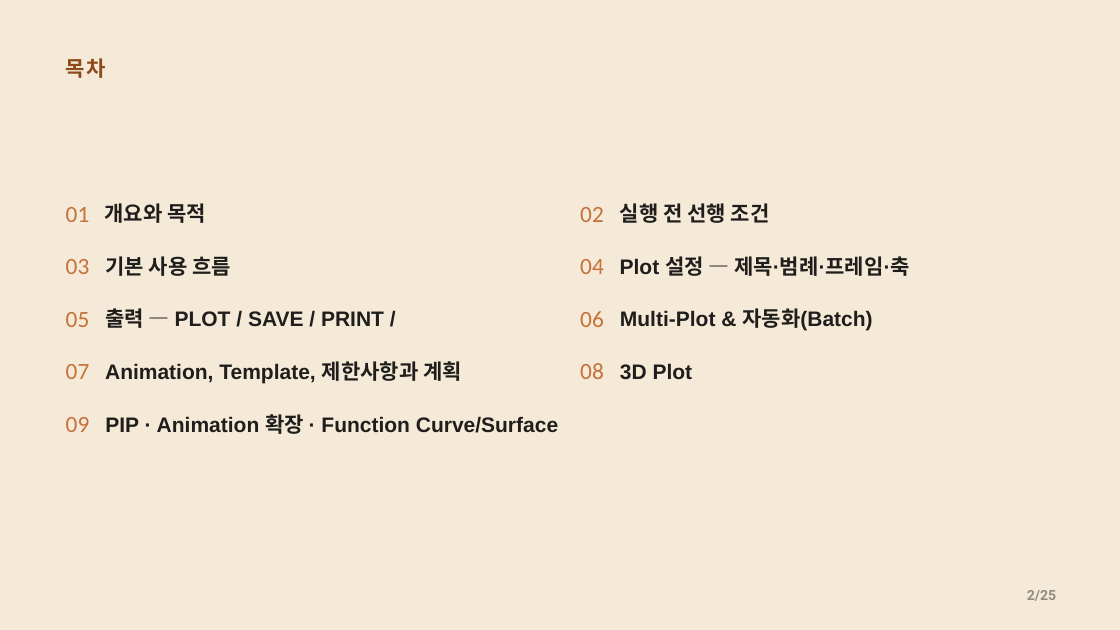
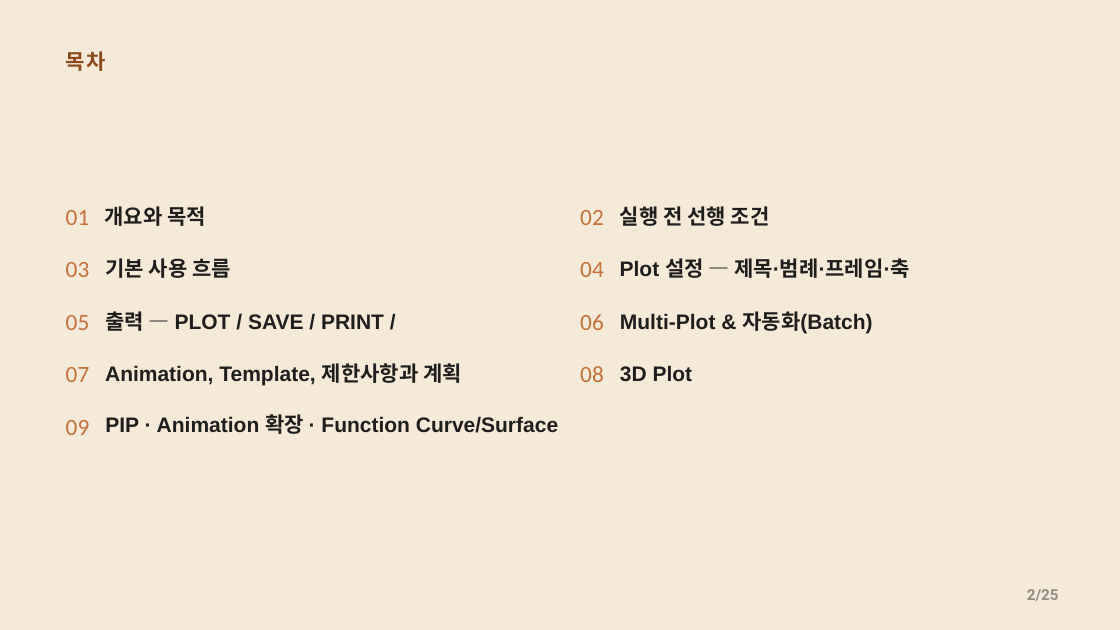
Before and after one commit to CWKIM113/CathPlot_Pub, a slide deck: slide 2 of CathPlot_발표.pptx. Drawn at 1120x630 pixels with LibreOffice and Linux fonts; fonts in the diff are those of the drawing. Boxes give left, top, right and bottom in pixels: in the first picture for what was removed or moved away, otherwise in the second. Text is boxed around its words. In the diff, an @@ line names an element or a change of style, - is before the commit and + after.

```diff
--- a/CathPlot_발표.pptx
+++ b/CathPlot_발표.pptx
@@ text "목차": place and size @@
-text "목차" at [66, 58, 106, 78]
+text "목차" at [66, 51, 106, 71]
@@ text "목차" at [66, 51, 106, 71]: line spacing 0.84 to 0.94 @@
@@ line spacing 1.23 to 1.33 in 8 elements at [105, 206, 206, 226], [620, 206, 770, 226], [105, 258, 231, 278], [620, 258, 910, 278], [105, 311, 384, 331], [620, 311, 872, 334], [105, 363, 462, 386], [620, 365, 693, 382] @@
@@ line spacing 1.25 to 1.35 in 9 elements at [66, 210, 90, 225], [580, 210, 604, 225], [66, 262, 90, 277], [580, 262, 604, 277], [66, 315, 90, 330], [580, 314, 604, 330], [66, 367, 90, 382], [580, 366, 604, 382], [66, 420, 90, 435] @@
@@ text "2/25" at [1027, 589, 1059, 601]: size 18 to 19.5 pt; line spacing 1.26 to 1.16 @@
```
Also in this commit, not shown: 22 other slides changed, 1 other file.
